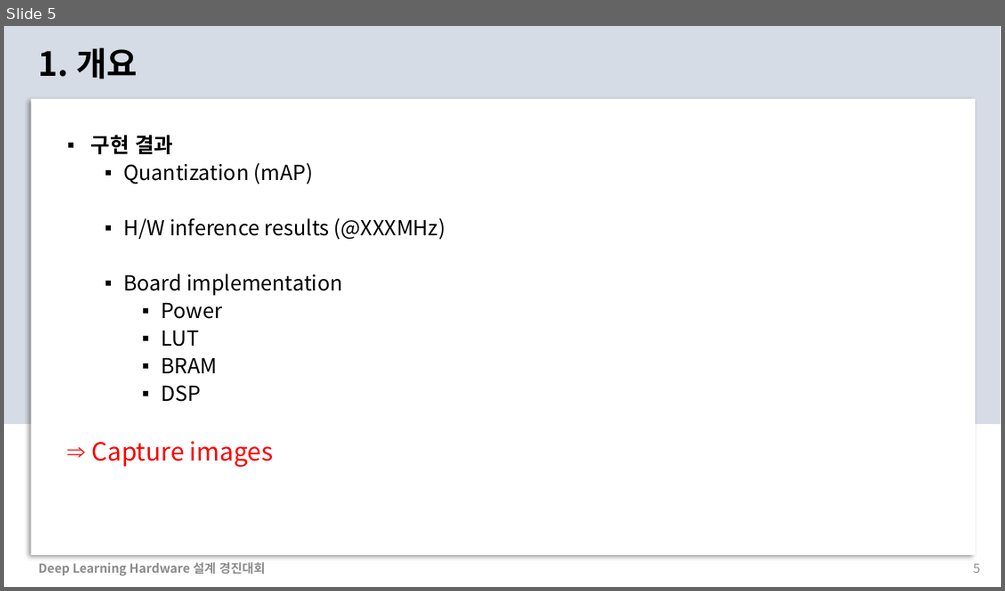
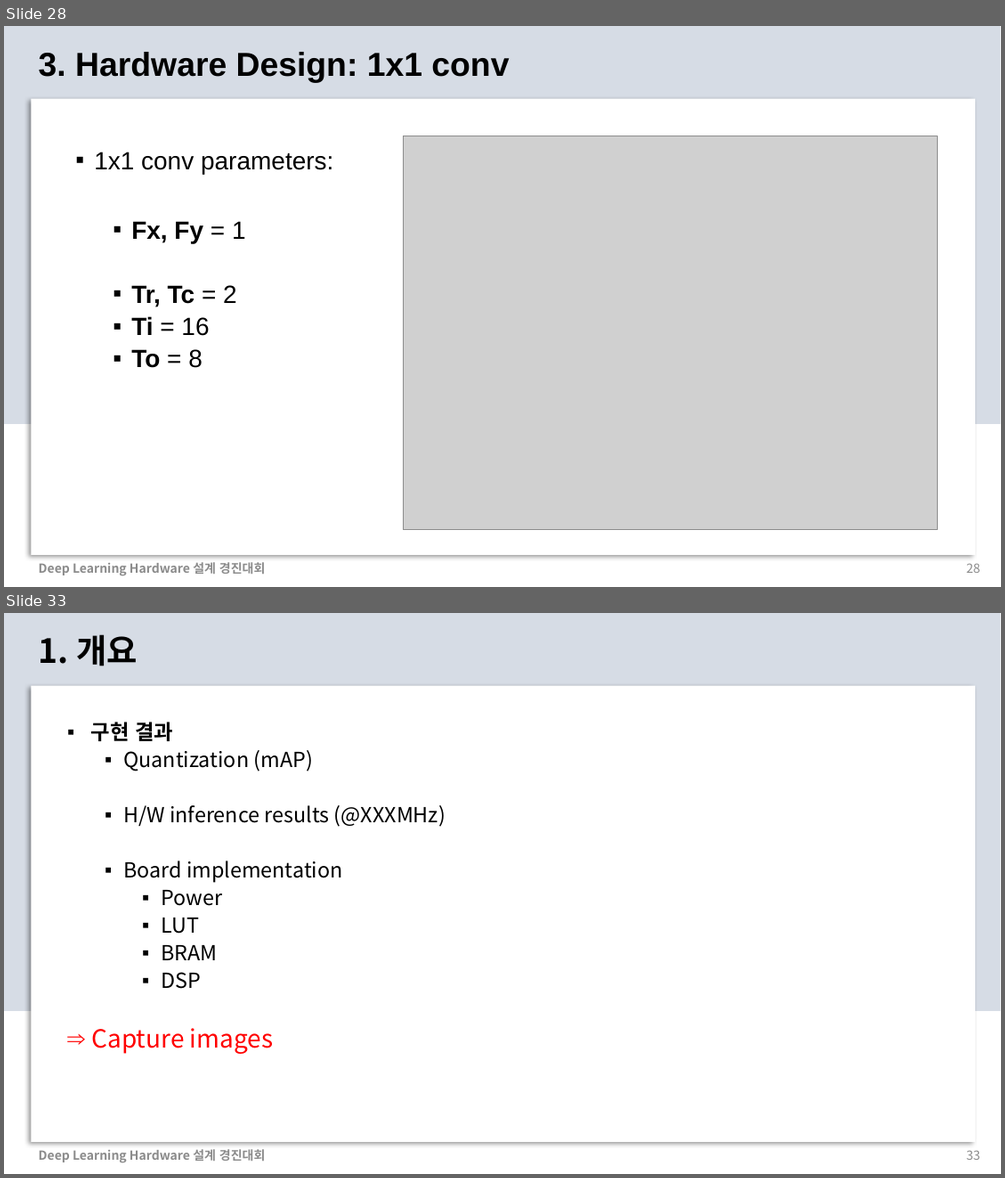
Before and after one commit to chaangwoo/AIX2024_ChipChamps, a slide deck: 2_Presentation/AIX2024_ChipChamps.pptx. Shown one above the other, each under a label of ours: slide 5 before the commit, slides 28 and 33 after it; the slides between them are not shown. The pictures are 1005x591 and 1005x1178 pixels, drawn with LibreOffice and Linux fonts; fonts in the diff are those of the drawing; grey boxes stand for pictures. Boxes give left, top, right and bottom in pixels: in the first picture for what was removed or moved away, otherwise in the second. Text is boxed around its words. In the diff, an @@ line names an element or a change of style, - is before the commit and + after.

```diff
--- a/2_Presentation/AIX2024_ChipChamps.pptx
+++ b/2_Presentation/AIX2024_ChipChamps.pptx
@@ slide 28 added at [4,26,1001,587], background #FFFFFF; not listed: 2 template elements that a slide beside it also shows @@
@@ text added at [39,52,509,83], 32 pt, text #000000, bold @@
+3. Hardware Design: 1x1 conv
@@ text added at [94,151,333,368], 24 pt, text #000000 @@
+▪ 1x1 conv parameters:
+  ▪ Fx, Fy = 1
+  ▪ Tr, Tc = 2
+  ▪ Ti = 16
+  ▪ To = 8
@@ picture added at [403,136,937,529] @@
@@ text added at [39,562,265,576], 12 pt, text #8C8C8C, bold @@
+Deep Learning Hardware 설계 경진대회
@@ page number added at [966,563,980,572], 12 pt, text #8C8C8C @@
+28
@@ what was slide 5 is now slide 33 @@
@@ page number at [966,1150,980,1159]: text changed @@
-5
+33
```
Also in this commit, not shown: 2 slides changed, 30 other slides added, 3 slides removed.
